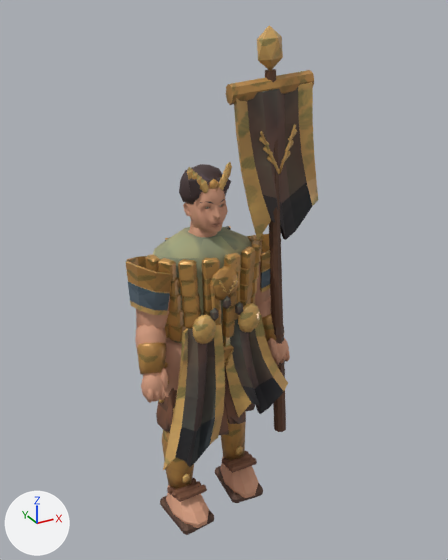
The glTF model public/assets/mobile/cassia.glb as it was, and as the next commit left it.
One viewpoint serves both versions: a 50 mm camera at (-1.14, -2.24, 2.28) aimed at (0.14, 0.09, 1.12). Arrows for +X, +Y and +Z are at lower left; the lights stay in place. The older version comes first. Vertices at exactly the same position are counted once.

Names of what the first picture shows: 'cassia'.
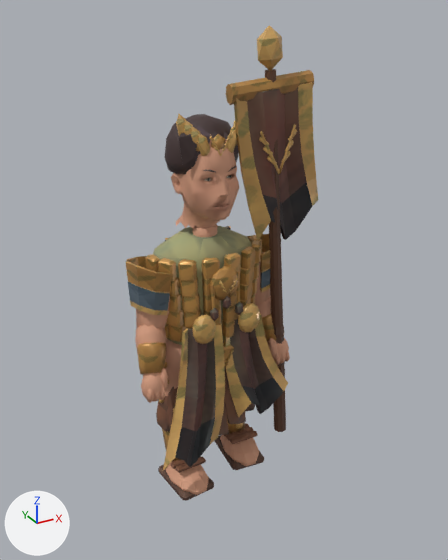
The newer file is also rescaled (x1.04), turned or shifted as a whole; pictures and numbers use the older file's frame.

Patch to the scene script:
```diff
--- a/public/assets/mobile/cassia.glb.py
+++ b/public/assets/mobile/cassia.glb.py
@@ me_cassia_color_and_skin @@
-me_cassia_color_and_skin.from_pydata(...)  # 4989 vertices, 8954 faces; spans x -0.37..0.49, y -0.26..0.5, z -0.01..2.22
+me_cassia_color_and_skin.from_pydata(...)  # 5002 vertices, 8965 faces; spans x -0.37..0.49, y -0.26..0.5, z 0.2..2.22
+# me_cassia_color_and_skin part 1: a new loose piece, an icosphere of 20 faces spanning x -0.032..0.032, y -0.135..-0.111, z 1.758..1.841, in mat_painted_metal_edges__textile_and_clay
+# me_cassia_color_and_skin part 2: the loose piece of 12 vertices spanning x -0.09..-0.05, y -0.07..-0.05, z 1.62..1.7 is scaled about its middle by (1.6, 1.5, 1.45), then moved by (0.01, -0.06, 0.14)
+# me_cassia_color_and_skin part 3: the loose piece of 12 vertices spanning x -0.1..-0.07, y -0.06..-0.04, z 1.64..1.71 is scaled about its middle by (1.59, 1.5, 1.46), then moved by (0.0, -0.05, 0.15)
+# me_cassia_color_and_skin part 4: the loose piece of 12 vertices spanning x 0.02..0.06, y -0.09..-0.07, z 1.59..1.66 is turned -39.9 degrees about the y axis through its middle and scaled by 1.5, then moved by (-0.14, -0.01, 0.21)
+# me_cassia_color_and_skin part 5: the loose piece of 12 vertices spanning x 0.03..0.07, y -0.08..-0.06, z 1.61..1.68 is turned -34.5 degrees about the y axis through its middle and scaled by 1.5, then moved by (-0.18, 0.0, 0.22)
+# me_cassia_color_and_skin part 6: the loose piece of 12 vertices spanning x 0.05..0.09, y -0.07..-0.05, z 1.62..1.7 is scaled about its middle by (1.6, 1.5, 1.45), then moved by (-0.01, -0.06, 0.14)
+# me_cassia_color_and_skin part 7: the loose piece of 12 vertices spanning x 0.07..0.1, y -0.06..-0.04, z 1.64..1.71 is scaled about its middle by (1.59, 1.5, 1.46), then moved by (0.0, -0.05, 0.15)
+# me_cassia_color_and_skin part 8: the loose piece of 10 vertices spanning x -0.1..-0.05, y -0.08..-0.04, z 1.58..1.68 is scaled about its middle by 1.5, then moved by (-0.04, -0.03, 0.17)
+# me_cassia_color_and_skin part 9: the loose piece of 10 vertices spanning x -0.07..-0.01, y -0.08..-0.04, z 1.59..1.68 is scaled about its middle by 1.5, then moved by (-0.02, -0.03, 0.17)
+# me_cassia_color_and_skin part 10: the loose piece of 10 vertices spanning x -0.03..0.02, y -0.09..-0.04, z 1.58..1.67 is scaled about its middle by 1.5, then moved by (0.0, -0.03, 0.16)
+# me_cassia_color_and_skin part 11: the loose piece of 10 vertices spanning x 0.03..0.09, y -0.08..-0.04, z 1.58..1.66 is scaled about its middle by (1.5, 1.65, 1.9), then moved by (-0.02, -0.03, 0.16)
+# me_cassia_color_and_skin part 12: the loose piece of 12 vertices spanning x -0.18..-0.14, y -0.1..-0.08, z 0.18..0.24 is moved by (0.0, 0.0, 0.16)
+# me_cassia_color_and_skin part 13: the loose piece of 40 vertices spanning x -0.24..-0.09, y -0.09..0.06, z 0.12..0.49 is scaled about its middle by (1, 1, 0.772), then moved by (0.0, 0.0, 0.14)
+# me_cassia_color_and_skin part 14: the loose piece of 12 vertices spanning x 0.14..0.18, y -0.04..-0.03, z 0.18..0.24 is moved by (0.0, 0.0, 0.16)
+# me_cassia_color_and_skin part 15: the loose piece of 16 vertices spanning x -0.25..-0.16, y -0.05..-0.02, z 0.74..0.77 is copied, and the copy is scaled about its middle by (1.47, 1.05, 0.78), then moved by (0.37, 0.0, -0.43); it spans x 0.08..0.24, y -0.05..-0.02, z 0.31..0.33
+# me_cassia_color_and_skin part 16: the loose piece of 40 vertices spanning x 0.09..0.24, y -0.04..0.12, z 0.12..0.49 is rebuilt with 39 vertices and now spans x 0.09..0.24, y -0.04..0.12, z 0.3..0.58
+# me_cassia_color_and_skin part 17: 14 loose pieces with 279 vertices, spanning x -0.26..0.26, y -0.23..0.11, z -0.01..1.66, are deleted
+# me_cassia_color_and_skin part 18: 82 vertices moved from x -0.36..0.35, y -0.17..0.15, z 0.37..1.65 to x -0.36..0.35, y -0.17..0.15, z 0.5..1.65; 562 vertices removed from x -0.35..0.36, y -0.23..0.23, z 0.37..1.69; 737 vertices added at x -0.34..0.36, y -0.23..0.16, z 0.2..1.89
+# me_cassia_color_and_skin part 19: 2189 kept faces spanning x -0.37..0.46, y -0.26..0.49, z 0.34..2.06 get new texture (UV) coordinates
+# me_cassia_color_and_skin part 20: 3603 kept faces spanning x -0.36..0.49, y -0.26..0.5, z 0.34..2.22 get new vertex colours
+# other edits to the shape of me_cassia_color_and_skin do not show in these pictures
 me_cassia_color_and_skin.materials.append(mat_painted_metal_edges__textile_and_clay)
```

Pixel boxes (x1, y1, x2, y2) of what changed, in the pictures (448 x 560 px; the box of a moved part takes in the faces that stretch with it):
'cassia', reshaped (7% shorter)
    before: (126, 25, 318, 535)
    after: (126, 25, 318, 501)
part 1 of me_cassia_color_and_skin, added
    after: (211, 134, 225, 150)
part 2 of me_cassia_color_and_skin, moved or reshaped
    before: (192, 171, 198, 180)
    after: (198, 133, 210, 156)
part 3 of me_cassia_color_and_skin, moved or reshaped
    before: (187, 167, 193, 180)
    after: (191, 127, 200, 151)
part 4 of me_cassia_color_and_skin, moved or reshaped
    before: (218, 176, 226, 190)
    after: (184, 120, 193, 135)
part 5 of me_cassia_color_and_skin, moved or reshaped
    before: (221, 171, 228, 185)
    after: (176, 114, 186, 136)
part 6 of me_cassia_color_and_skin, moved or reshaped
    before: (223, 166, 230, 178)
    after: (226, 129, 237, 153)
part 7 of me_cassia_color_and_skin, moved or reshaped
    before: (225, 162, 232, 176)
    after: (230, 125, 237, 146)
part 8 of me_cassia_color_and_skin, moved or reshaped
    before: (188, 178, 201, 198)
    after: (178, 133, 198, 165)
part 9 of me_cassia_color_and_skin, moved or reshaped
    before: (199, 173, 209, 196)
    after: (194, 126, 211, 161)
part 10 of me_cassia_color_and_skin, moved or reshaped
    before: (208, 176, 214, 182)
    after: (211, 131, 218, 138)
part 11 of me_cassia_color_and_skin, moved or reshaped
    before: (223, 179, 231, 192)
    after: (224, 132, 228, 140)
part 12 of me_cassia_color_and_skin, moved or reshaped (not visible afterwards)
    before: (182, 473, 190, 484)
part 13 of me_cassia_color_and_skin, moved or reshaped (mostly hidden afterwards)
    before: (162, 430, 194, 490)
    after: (162, 429, 180, 461)
part 14 of me_cassia_color_and_skin, moved or reshaped
    before: (235, 446, 243, 456)
    after: (236, 423, 243, 429)
part 15 of me_cassia_color_and_skin, added
    after: (226, 427, 253, 440)
part 16 of me_cassia_color_and_skin, rebuilt (mostly hidden afterwards)
    before: (221, 411, 246, 461)
    after: (227, 411, 246, 433)
part 17 of me_cassia_color_and_skin, deleted
    before: (160, 178, 263, 535)
part 18 of me_cassia_color_and_skin, moved or reshaped
    before: (147, 164, 290, 424)
    after: (147, 114, 288, 501)
part 19 of me_cassia_color_and_skin, surface changed
    both: (153, 90, 307, 467)
part 20 of me_cassia_color_and_skin, edited (looks the same)
    both: (126, 25, 314, 470)
